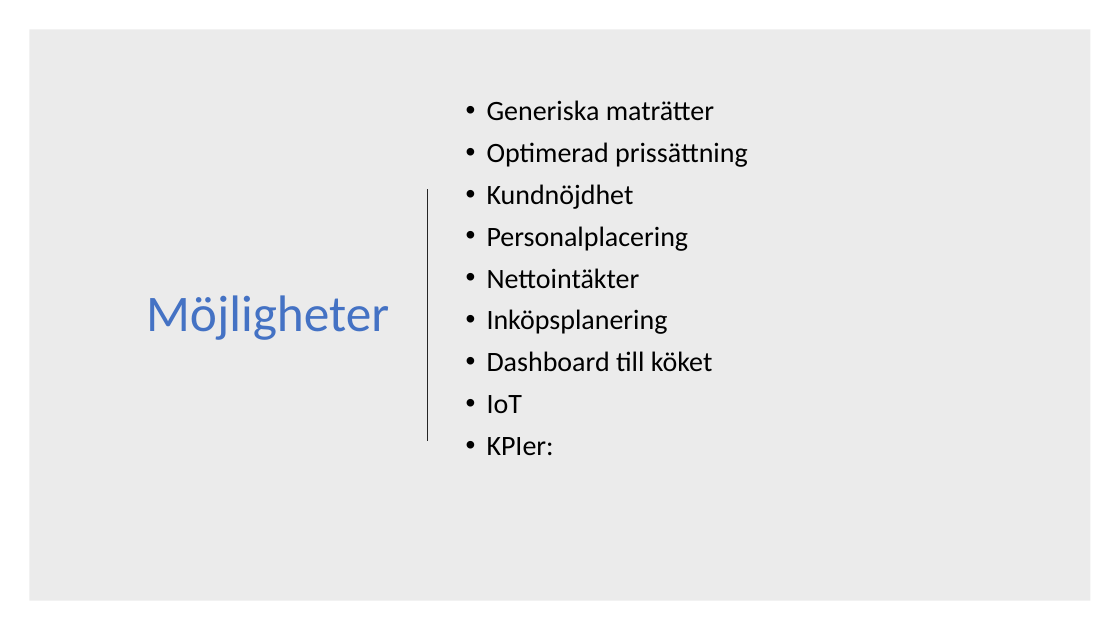
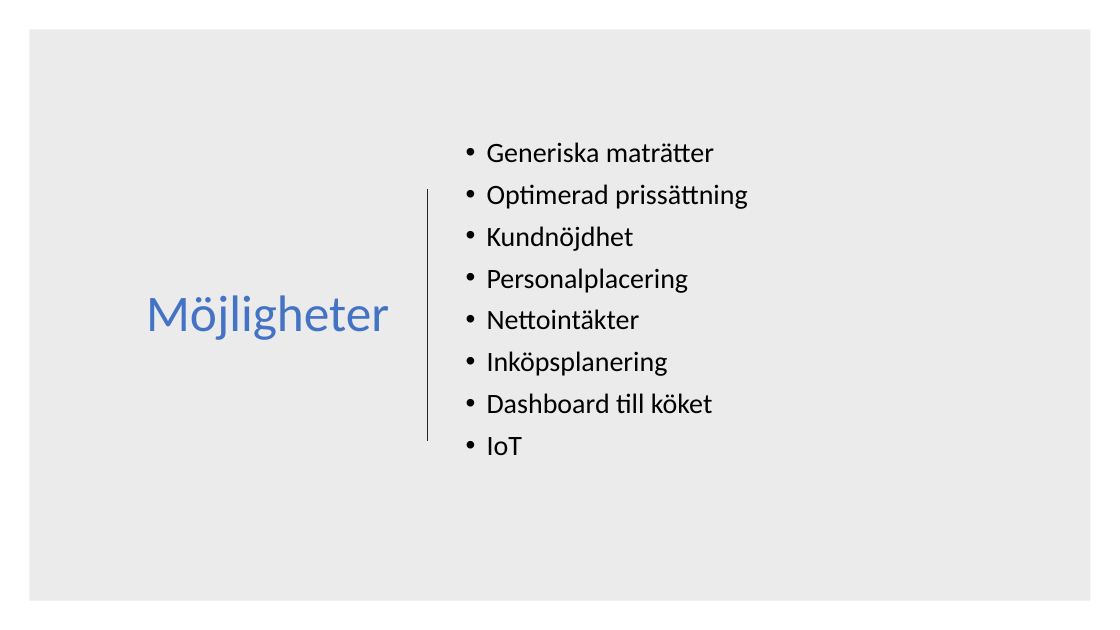
Before and after one commit to sobo1801/UnicornCo, a slide deck: slide 5 of Unicorn Co.pptx. Drawn at 1120x630 pixels with LibreOffice and Linux fonts; fonts in the diff are those of the drawing. Boxes give left, top, right and bottom in pixels: in the first picture for what was removed or moved away, otherwise in the second. Text is boxed around its words. In the diff, an @@ line names an element or a change of style, - is before the commit and + after.

```diff
--- a/Unicorn Co.pptx
+++ b/Unicorn Co.pptx
@@ text at box(487, 437, 554, 455): paragraph removed @@
-• KPIer:
```
Also in this commit, not shown: 2 other slides changed, 1 other file.
